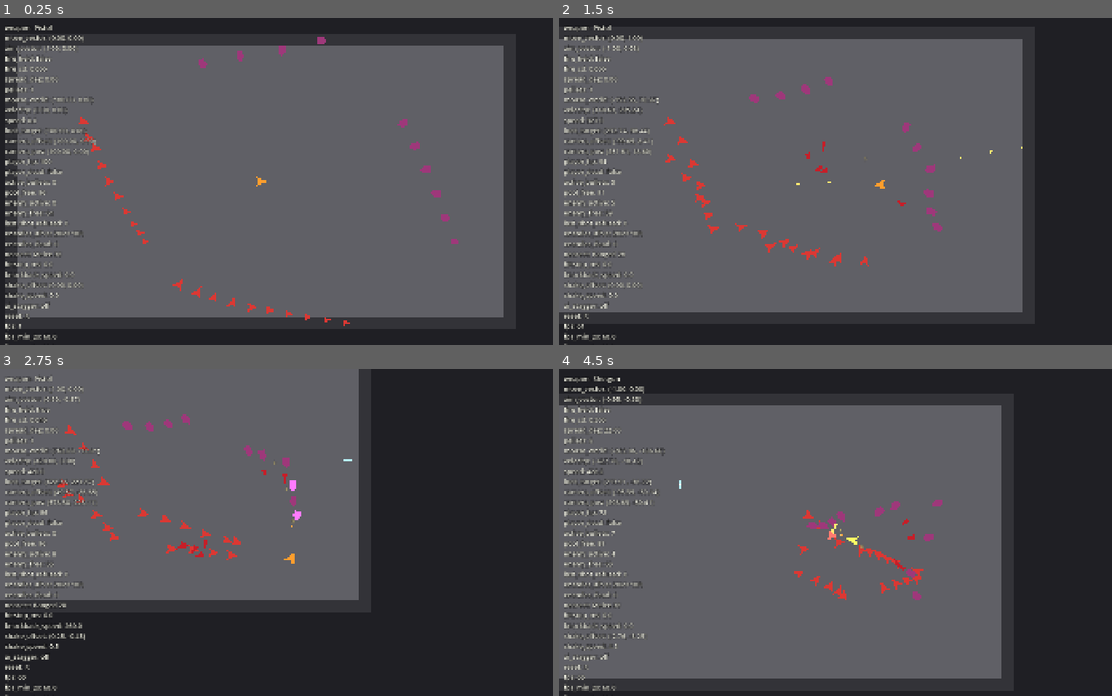
Above: before the commit, frames 1-4 (two rows, left to right).
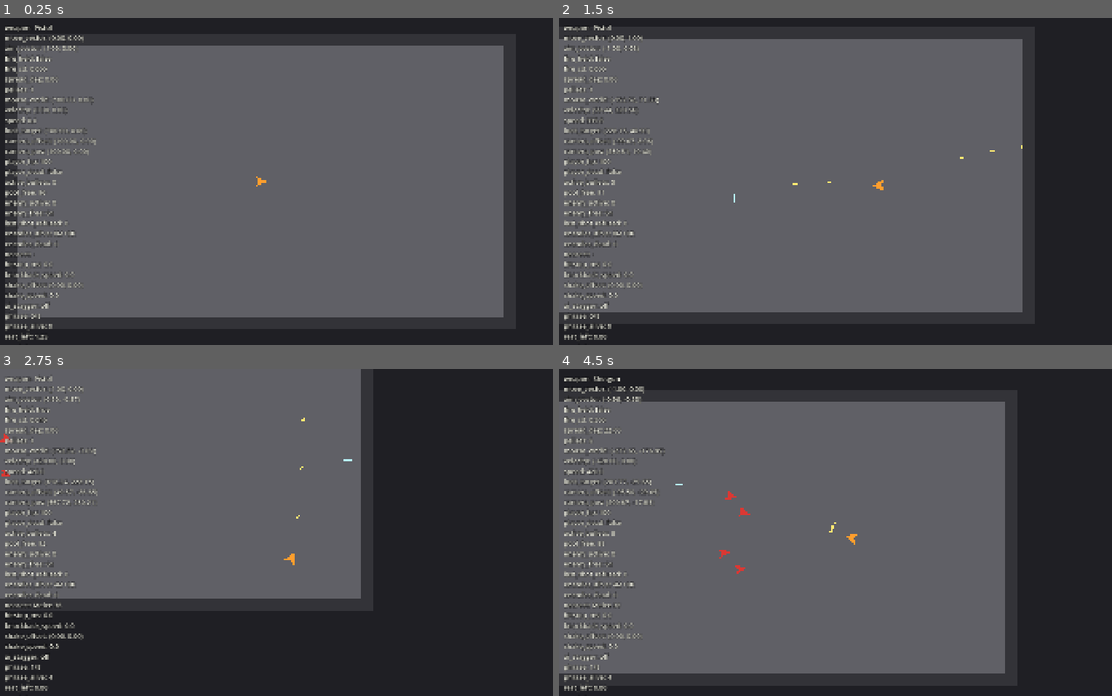
Above: after the commit, the same moments.

Repository: ZhiH2333/WPG
Game: Godot game, scene res://sandbox/combat_sandbox.tscn
Same seed, same stepped clock (60 frames per second), same inputs: the game is played once before the commit and once after it.
Inputs (mouse positions are in pixels of both pictures, inside the frame that each line leads up to):
- Up to frame 1 (0.25 s): no input
- Up to frame 2 (1.5 s): move the mouse to (979, 165) at 0.52 s; press the mouse at (979, 165) at 0.53 s; hold D (move_right) 0.53-1.28 s; move the mouse to (735, 197) at 1.27 s; release the mouse at (735, 197) at 1.28 s; hold S (move_down) from 1.28 s (still down); click (735, 197) at 1.35 s
- Up to frame 3 (2.75 s): move the mouse to (348, 460) at 2.02 s; release S (move_down) at 2.03 s; press the mouse at (348, 460) at 2.03 s; hold D (move_right) from 2.03 s (still down); tap 1 (weapon_pistol) at 2.1 s
- Up to frame 4 (4.5 s): move the mouse to (818, 597) at 2.77 s; release D (move_right) at 2.78 s; release the mouse at (818, 597) at 2.78 s; hold W (move_up) 2.78-3.53 s; tap 3 (weapon_rifle) at 2.85 s; click (818, 597) at 3.05 s; move the mouse to (1023, 581) at 3.52 s; press the mouse at (1023, 581) at 3.53 s; hold A (move_left) from 3.53 s (still down); tap 2 (weapon_shotgun) at 3.6 s; move the mouse to (675, 483) at 4.27 s; release the mouse at (675, 483) at 4.28 s; click (675, 483) at 4.35 s

The runs differ from the first frame. In frame 1, 1.0% of the frame differs, in the area x 0-83%, y 5-100%; in frame 2, 1.5%; in frame 3, 2.1%; in frame 4, 4.1%, in the area x 0-81%, y 8-100%.

Commit message:
:sparkles: phased entry

Diff:
--- /dev/null
+++ b/arena/encounter_phrases.gd
@@ -0,0 +1,196 @@
+extends Node
+class_name EncounterPhrases
+
+## 手写战场句读：hold / activate 已有节点。禁止预算、权重随机、WaveDirector。
+const REST_SEC: float = 1.5
+const PHRASE_TOTAL: int = 8
+const P1_NAMES: PackedStringArray = ["MeleeLeft1", "MeleeLeft2", "MeleeLeft3", "MeleeLeft4"]
+const P3_NAMES: PackedStringArray = ["RangedRight1", "RangedRight2", "RangedRight3"]
+const P5_NAMES: PackedStringArray = [
+	"MeleeBottom1", "MeleeBottom2", "MeleeBottom3", "MeleeBottom4", "MeleeBottom5", "MeleeBottom6",
+	"RangedTop1", "RangedTop2",
+]
+const P7_NAMES: PackedStringArray = [
+	"MeleeLeft5", "MeleeLeft6", "MeleeLeft7", "MeleeLeft8", "MeleeLeft9", "MeleeLeft10",
+	"MeleeBottom7", "MeleeBottom8", "MeleeBottom9", "MeleeBottom10",
+	"RangedRight4", "RangedRight5", "RangedRight6",
+	"RangedTop3", "RangedTop4",
+]
+
+enum State { RESTING, PLAYING, DONE }
+
+var _state: State = State.RESTING
+var _phrase_index: int = 0
+var _rest_left: float = 0.0
+var _p3_started: bool = false
+var _enemies_by_name: Dictionary = {}
+var _wait_names: PackedStringArray = PackedStringArray()
+
+func bind_enemies(enemies: Array[EnemyBase]) -> void:
+	_enemies_by_name.clear()
+	for enemy: EnemyBase in enemies:
+		_enemies_by_name[enemy.name] = enemy
+
+func restart() -> void:
+	_p3_started = false
+	_wait_names = PackedStringArray()
+	_begin_phrase(0)
+
+func tick(delta: float) -> void:
+	if _state == State.RESTING:
+		_tick_rest(delta)
+		return
+	if _state == State.PLAYING:
+		_tick_playing()
+
+func is_done() -> bool:
+	return _state == State.DONE
+
+func is_resting() -> bool:
+	return _state == State.RESTING
+
+func get_rest_left() -> float:
+	return _rest_left
+
+func get_phrase_alive() -> int:
+	return _count_alive(_wait_names)
+
+func get_phrase_label() -> String:
+	if _state == State.DONE:
+		return "phrases_done"
+	if _state == State.RESTING:
+		if _phrase_index == 0:
+			return "0/8"
+		return "rest"
+	return "%d/%d" % [_phrase_index, PHRASE_TOTAL]
+
+func _begin_phrase(index: int) -> void:
+	_phrase_index = index
+	if index == 0 or index == 2 or index == 4 or index == 6:
+		_begin_rest_or_skip(index)
+		return
+	if index == 1:
+		_start_playing(P1_NAMES, P1_NAMES)
+		return
+	if index == 3:
+		_start_p3()
+		return
+	if index == 5:
+		_start_playing(P5_NAMES, P5_NAMES)
+		return
+	if index == 7:
+		_start_playing(P7_NAMES, PackedStringArray())
+		return
+	_state = State.DONE
+	_rest_left = 0.0
+	_wait_names = PackedStringArray()
+
+func _begin_rest_or_skip(index: int) -> void:
+	if index == 2 and _p3_started:
+		_begin_phrase(3)
+		return
+	_state = State.RESTING
+	_rest_left = REST_SEC
+	_wait_names = PackedStringArray()
+
+func _start_playing(activate_names: PackedStringArray, wait_names: PackedStringArray) -> void:
+	_state = State.PLAYING
+	_rest_left = 0.0
+	_activate_named(activate_names)
+	_wait_names = wait_names
+
+func _start_p3() -> void:
+	_state = State.PLAYING
+	_rest_left = 0.0
+	if not _p3_started:
+		_activate_named(P3_NAMES)
+		_p3_started = true
+	_wait_names = _merged(P1_NAMES, P3_NAMES)
+
+func _tick_rest(delta: float) -> void:
+	_rest_left = maxf(0.0, _rest_left - delta)
+	if _rest_left > 0.0:
+		return
+	_begin_phrase(_phrase_index + 1)
+
+func _tick_playing() -> void:
+	_try_overlap_p3()
+	if _phrase_index == 7:
+		if _count_field_alive() > 0:
+			return
+		_begin_phrase(8)
+		return
+	if _count_alive(_wait_names) > 0:
+		return
+	_begin_phrase(_phrase_index + 1)
+
+func _try_overlap_p3() -> void:
+	if _phrase_index != 1 or _p3_started:
+		return
+	var alive_p1: int = _count_alive(P1_NAMES)
+	if alive_p1 <= 0 or alive_p1 > 2:
+		return
+	_activate_named(P3_NAMES)
+	_p3_started = true
+
+func _activate_named(names: PackedStringArray) -> void:
+	var side_index: Dictionary = {}
+	for enemy_name: String in names:
+		var enemy: EnemyBase = _resolve(enemy_name)
+		if enemy == null:
+			push_error("句读找不到节点: %s" % enemy_name)
+			continue
+		if not enemy.is_in_reserve():
+			continue
+		enemy.activate_from_reserve()
+		var side: String = _side_key_for(enemy.get_spawn_position())
+		var index_in_side: int = int(side_index.get(side, 0))
+		side_index[side] = index_in_side + 1
+		enemy.assign_spawn_stagger(_stagger_for_side(side, index_in_side))
+
+func _count_alive(names: PackedStringArray) -> int:
+	var n: int = 0
+	for enemy_name: String in names:
+		var enemy: EnemyBase = _resolve(enemy_name)
+		if enemy == null or enemy.is_in_reserve() or enemy.is_defeated():
+			continue
+		n += 1
+	return n
+
+func _count_field_alive() -> int:
+	var n: int = 0
+	for enemy_name: String in _enemies_by_name.keys():
+		var enemy: EnemyBase = _resolve(enemy_name)
+		if enemy == null or enemy.is_in_reserve() or enemy.is_defeated():
+			continue
+		n += 1
+	return n
+
+func _resolve(enemy_name: String) -> EnemyBase:
+	if not _enemies_by_name.has(enemy_name):
+		return null
+	return _enemies_by_name[enemy_name] as EnemyBase
+
+func _merged(left: PackedStringArray, right: PackedStringArray) -> PackedStringArray:
+	var out: PackedStringArray = left.duplicate()
+	out.append_array(right)
+	return out
+
+func _side_key_for(spawn: Vector2) -> String:
+	if spawn.x < -300.0:
+		return "left"
+	if spawn.y > 300.0:
+		return "bottom"
+	if spawn.x > 400.0:
+		return "right"
+	return "top"
+
+func _stagger_for_side(side: String, index_in_side: int) -> float:
+	var base_sec: float = 0.0
+	if side == "bottom":
+		base_sec = 0.04
+	elif side == "right":
+		base_sec = 0.06
+	elif side == "top":
+		base_sec = 0.08
+	return clampf(base_sec + float(index_in_side) * 0.06, 0.0, 0.8)
--- a/debug/debug_overlay.gd
+++ b/debug/debug_overlay.gd
@@ -12,6 +12,7 @@
 var _pool: ProjectilePool
 var _enemy_pool: ProjectilePool
 var _enemies: Array[EnemyBase] = []
+var _encounter: EncounterPhrases
 var _fps_slot_min: PackedFloat32Array = PackedFloat32Array()
 var _fps_slot_sum: PackedFloat32Array = PackedFloat32Array()
 var _fps_slot_count: PackedInt32Array = PackedInt32Array()
@@ -50,6 +51,9 @@
 func bind_enemies(enemies: Array[EnemyBase]) -> void:
 	_enemies = enemies
 
+func bind_encounter(encounter: EncounterPhrases) -> void:
+	_encounter = encounter
+
 func get_fps_min_2s() -> float:
 	return _fps_min_2s
 
@@ -70,7 +74,7 @@
 	var fps: int = Engine.get_frames_per_second()
 	var velocity: Vector2 = _read_velocity()
 	var weapon: Weapon = _read_weapon()
-	return "weapon: %s\nmove_vector: %s\naim_vector: %s\nfire_h …(379 unchanged characters)…  %s\nshake_speed: %.1f\nai_stagger: %s\nreset: R\nfps: %d\nfps_min_2s: %.1f\nfps_avg_2s: %.1f" % [
+	return "weapon: %s\nmove_vector: %s\naim_vector: %s\nfire_h …(379 unchanged characters)…  %s\nshake_speed: %.1f\nai_stagger: %s\nphrase: %s\nphrase_alive: %d\nrest_left: %.2f\nreset: R\nfps: %d\nfps_min_2s: %.1f\nfps_avg_2s: %.1f" % [
 		_read_weapon_name(weapon),
 		_format_vector(_player_input.move_vector),
 		_format_vector(_player_input.aim_vector),
@@ -99,6 +103,9 @@
 		_format_vector(_read_shake_offset()),
 		_read_shake_speed(),
 		AI_STAGGER_LABEL,
+		_read_phrase_label(),
+		_read_phrase_alive(),
+		_read_rest_left(),
 		fps,
 		_fps_min_2s,
 		_fps_avg_2s,
@@ -179,11 +186,26 @@
 		return 0
 	return _player.get_player_health().get_hp()
 
+func _read_phrase_label() -> String:
+	if _encounter == null:
+		return "-"
+	return _encounter.get_phrase_label()
+
+func _read_phrase_alive() -> int:
+	if _encounter == null:
+		return 0
+	return _encounter.get_phrase_alive()
+
+func _read_rest_left() -> float:
+	if _encounter == null:
+		return 0.0
+	return _encounter.get_rest_left()
+
 func _format_alive_summary() -> String:
 	var melee_alive: int = 0
 	var ranged_alive: int = 0
 	for enemy: EnemyBase in _enemies:
-		if enemy.is_defeated():
+		if enemy.is_in_reserve() or enemy.is_defeated():
 			continue
 		if enemy is MeleeEnemy:
 			melee_alive += 1
@@ -194,8 +216,9 @@
 func _count_dead_enemies() -> int:
 	var dead: int = 0
 	for enemy: EnemyBase in _enemies:
-		if enemy.is_defeated():
-			dead += 1
+		if enemy.is_in_reserve() or not enemy.is_defeated():
+			continue
+		dead += 1
 	return dead
 
 func _format_nearest() -> String:
@@ -207,6 +230,8 @@
 func _read_hitstop_ms() -> float:
 	var left_sec: float = 0.0
 	for enemy: EnemyBase in _enemies:
+		if enemy.is_in_reserve():
+			continue
 		left_sec = maxf(left_sec, enemy.get_hitstop_left_sec())
 	return left_sec * 1000.0
 
@@ -230,7 +255,7 @@
 	var nearest: EnemyBase = null
 	var best_dist: float = INF
 	for enemy: EnemyBase in _enemies:
-		if enemy.is_defeated():
+		if enemy.is_in_reserve() or enemy.is_defeated():
 			continue
 		var dist: float = INF
 		if _player != null:
@@ -238,9 +263,7 @@
 		if dist < best_dist:
 			best_dist = dist
 			nearest = enemy
-	if nearest != null:
-		return nearest
-	return _enemies[0]
+	return nearest
 
 func _tick_fps_window(delta: float) -> void:
 	if delta <= 0.0:
--- a/enemies/enemy_base.gd
+++ b/enemies/enemy_base.gd
@@ -21,6 +21,7 @@
 
 var _hp: int = 36
 var _defeated: bool = false
+var _in_reserve: bool = false
 var _flash_left_sec: float = 0.0
 var _player: Player
 var _knockback_velocity: Vector2 = Vector2.ZERO
@@ -65,11 +66,14 @@
 func is_defeated() -> bool:
 	return _defeated
 
+func is_in_reserve() -> bool:
+	return _in_reserve
+
 func is_in_hitstop() -> bool:
 	return _hitstop_left_sec > 0.0
 
 func is_entering() -> bool:
-	return _spawn_stagger_left_sec > 0.0
+	return not _in_reserve and _spawn_stagger_left_sec > 0.0
 
 func get_hitstop_left_sec() -> float:
 	return _hitstop_left_sec
@@ -80,7 +84,38 @@
 func get_kind_name() -> String:
 	return "Enemy"
 
+func hold_in_reserve() -> void:
+	_in_reserve = true
+	_defeated = false
+	_flash_left_sec = 0.0
+	_knockback_velocity = Vector2.ZERO
+	_hitstop_left_sec = 0.0
+	_was_in_hitstop = false
+	_spawn_stagger_left_sec = 0.0
+	_spawn_stagger_duration_sec = 0.0
+	spawn_stagger_sec = 0.0
+	velocity = Vector2.ZERO
+	global_position = _spawn_position
+	collision_layer = GameCollisionLayers.MASK_NONE
+	collision_mask = GameCollisionLayers.MASK_NONE
+	visible = false
+	_visual.color = _alive_color
+	_visual.modulate = Color.WHITE
+	_visual.scale = Vector2.ONE
+	if _hit_reaction != null:
+		_hit_reaction.reset()
+	set_physics_process(false)
+	set_process(false)
+	_on_hold_in_reserve()
+
+func activate_from_reserve() -> void:
+	_in_reserve = false
+	visible = true
+	set_process(true)
+	reset_for_sandbox(_spawn_position)
+
 func reset_for_sandbox(spawn_position: Vector2) -> void:
+	_in_reserve = false
 	_spawn_position = spawn_position
 	_hp = max_hp
 	_defeated = false
@@ -88,15 +123,18 @@
 	_knockback_velocity = Vector2.ZERO
 	_hitstop_left_sec = 0.0
 	_was_in_hitstop = false
+	spawn_stagger_sec = 0.0
 	velocity = Vector2.ZERO
 	global_position = spawn_position
 	collision_layer = GameCollisionLayers.MASK_ENEMY
 	collision_mask = GameCollisionLayers.MASK_WALL
+	visible = true
 	_visual.color = _alive_color
 	_visual.modulate = Color.WHITE
 	_hit_reaction.reset()
 	_begin_enter()
 	set_physics_process(true)
+	set_process(true)
 	_on_reset_for_sandbox()
 
 func assign_spawn_stagger(stagger_sec: float) -> void:
@@ -106,7 +144,7 @@
 	_begin_enter()
 
 func apply_damage(amount: int, hit_position: Vector2, hit_direction: Vector2 = Vector2.ZERO) -> void:
-	if _defeated or amount <= 0:
+	if _in_reserve or _defeated or amount <= 0:
 		return
 	if is_entering():
 		_finish_entering()
@@ -123,6 +161,8 @@
 		_defeat()
 
 func _physics_process(delta: float) -> void:
+	if _in_reserve:
+		return
 	if _defeated:
 		_tick_death_slide(delta)
 		return
@@ -140,6 +180,8 @@
 	_face_player()
 
 func _process(delta: float) -> void:
+	if _in_reserve:
+		return
 	_tick_flash(delta)
 	_update_enter_scale()
 
@@ -147,6 +189,9 @@
 	pass
 
 func _on_reset_for_sandbox() -> void:
+	pass
+
+func _on_hold_in_reserve() -> void:
 	pass
 
 func _steer_toward(delta: float, desired_velocity: Vector2) -> void:
--- a/enemies/melee_enemy.gd
+++ b/enemies/melee_enemy.gd
@@ -24,7 +24,7 @@
 	_contact_area.body_entered.connect(_on_contact_body_entered)
 
 func _tick_ai(delta: float) -> void:
-	if is_in_hitstop() or _defeated or is_entering():
+	if is_in_reserve() or is_in_hitstop() or _defeated or is_entering():
 		return
 	if not _player_alive():
 		_steer_toward(delta, Vector2.ZERO)
@@ -36,13 +36,13 @@
 	_try_hit_player(body)
 
 func _try_contact_damage() -> void:
-	if not _contact_area.monitoring or is_entering() or _defeated:
+	if is_in_reserve() or not _contact_area.monitoring or is_entering() or _defeated:
 		return
 	for body: Node2D in _contact_area.get_overlapping_bodies():
 		_try_hit_player(body)
 
 func _try_hit_player(body: Node) -> void:
-	if not _player_alive() or is_in_hitstop() or _defeated or is_entering():
+	if is_in_reserve() or not _player_alive() or is_in_hitstop() or _defeated or is_entering():
 		return
 	var player: Player = body as Player
 	if player == null:
@@ -57,6 +57,10 @@
 func _on_defeated() -> void:
 	_contact_area.set_deferred("monitoring", false)
 
+func _on_hold_in_reserve() -> void:
+	_contact_area.monitoring = false
+	_contact_area.set_deferred("monitoring", false)
+
 func _on_reset_for_sandbox() -> void:
 	_contact_area.monitoring = true
 	_contact_area.set_deferred("monitoring", true)
--- a/enemies/ranged_enemy.gd
+++ b/enemies/ranged_enemy.gd
@@ -30,13 +30,13 @@
 
 func _process(delta: float) -> void:
 	super._process(delta)
-	if _defeated or is_in_hitstop() or is_entering():
+	if is_in_reserve() or _defeated or is_in_hitstop() or is_entering():
 		return
 	_face_player()
 	_tick_fire()
 
 func _tick_ai(delta: float) -> void:
-	if is_in_hitstop() or _defeated or is_entering():
+	if is_in_reserve() or is_in_hitstop() or _defeated or is_entering():
 		return
 	if not _player_alive():
 		_steer_toward(delta, Vector2.ZERO)
@@ -55,7 +55,7 @@
 	return to_player.normalized().orthogonal() * _strafe_sign * move_speed * 0.45
 
 func _tick_fire() -> void:
-	if _defeated or is_in_hitstop() or is_entering() or not _player_alive() or _pool == null:
+	if is_in_reserve() or _defeated or is_in_hitstop() or is_entering() or not _player_alive() or _pool == null:
 		return
 	if not _is_in_fire_band():
 		return
@@ -96,6 +96,9 @@
 func _get_fire_interval_msec() -> int:
 	return maxi(1, int(round(fire_interval * 1000.0)))
 
+func _on_hold_in_reserve() -> void:
+	_next_fire_at_msec = 0
+
 func _on_reset_for_sandbox() -> void:
 	_next_fire_at_msec = 0
 	_refresh_strafe_sign()
--- a/sandbox/combat_sandbox.gd
+++ b/sandbox/combat_sandbox.gd
@@ -8,7 +8,6 @@
 ## 只有鼠标在窗口内且窗口有焦点时才藏系统光标，避免出窗后桌面丢指针。
 var _mouse_inside_window: bool = true
 var _enemies: Array[EnemyBase] = []
-var _enemy_spawns: Array[Vector2] = []
 
 @onready var _walls: Node2D = $Walls
 @onready var _player: Player = $Player
@@ -19,6 +18,7 @@
 @onready var _enemy_projectiles: ProjectilePool = $EnemyProjectiles
 @onready var _enemies_root: Node2D = $Enemies
 @onready var _sfx_pool: SfxPool = $SfxPool
+@onready var _encounter: EncounterPhrases = $EncounterPhrases
 
 func _ready() -> void:
 	_apply_wall_layers()
@@ -28,6 +28,9 @@
 
 func _exit_tree() -> void:
 	Input.mouse_mode = Input.MOUSE_MODE_VISIBLE
+
+func _process(delta: float) -> void:
+	_encounter.tick(delta)
 
 func _unhandled_input(event: InputEvent) -> void:
 	if not event.is_action_pressed("sandbox_reset"):
@@ -50,10 +53,12 @@
 	_debug_overlay.bind_projectile_pool(_projectiles)
 	_debug_overlay.bind_enemy_projectile_pool(_enemy_projectiles)
 	_enemies = _collect_enemies()
-	_cache_enemy_spawns()
 	_bind_enemies(_enemies)
-	_apply_entry_stagger()
+	_encounter.bind_enemies(_enemies)
+	_hold_all_in_reserve()
+	_encounter.restart()
 	_debug_overlay.bind_enemies(_enemies)
+	_debug_overlay.bind_encounter(_encounter)
 
 func _collect_enemies() -> Array[EnemyBase]:
 	var enemies: Array[EnemyBase] = []
@@ -62,11 +67,6 @@
 		if enemy != null:
 			enemies.append(enemy)
 	return enemies
-
-func _cache_enemy_spawns() -> void:
-	_enemy_spawns.clear()
-	for enemy: EnemyBase in _enemies:
-		_enemy_spawns.append(enemy.global_position)
 
 func _bind_enemies(enemies: Array[EnemyBase]) -> void:
 	for enemy: EnemyBase in enemies:
@@ -77,41 +77,16 @@
 		if ranged != null:
 			ranged.bind_projectile_pool(_enemy_projectiles)
 
-func _apply_entry_stagger() -> void:
-	var side_index: Dictionary = {}
-	for i: int in _enemies.size():
-		var enemy: EnemyBase = _enemies[i]
-		var side: String = _side_key_for(_enemy_spawns[i])
-		var index_in_side: int = int(side_index.get(side, 0))
-		side_index[side] = index_in_side + 1
-		enemy.assign_spawn_stagger(_stagger_for_side(side, index_in_side))
+func _hold_all_in_reserve() -> void:
+	for enemy: EnemyBase in _enemies:
+		enemy.hold_in_reserve()
 
 func _reset_sandbox() -> void:
 	_projectiles.park_all()
 	_enemy_projectiles.park_all()
 	_player.reset_for_sandbox()
-	for i: int in _enemies.size():
-		_enemies[i].reset_for_sandbox(_enemy_spawns[i])
-	_apply_entry_stagger()
-
-func _side_key_for(spawn: Vector2) -> String:
-	if spawn.x < -300.0:
-		return "left"
-	if spawn.y > 300.0:
-		return "bottom"
-	if spawn.x > 400.0:
-		return "right"
-	return "top"
-
-func _stagger_for_side(side: String, index_in_side: int) -> float:
-	var base_sec: float = 0.0
-	if side == "bottom":
-		base_sec = 0.04
-	elif side == "right":
-		base_sec = 0.06
-	elif side == "top":
-		base_sec = 0.08
-	return clampf(base_sec + float(index_in_side) * 0.06, 0.0, 0.8)
+	_hold_all_in_reserve()
+	_encounter.restart()
 
 func _bind_window_cursor() -> void:
 	var window: Window = get_window()
--- a/sandbox/combat_sandbox.tscn
+++ b/sandbox/combat_sandbox.tscn
@@ -9,6 +9,7 @@
 [ext_resource type="PackedScene" path="res://enemies/melee_enemy.tscn" id="7_melee"]
 [ext_resource type="PackedScene" path="res://enemies/ranged_enemy.tscn" id="8_ranged"]
 [ext_resource type="Script" path="res://combat/sfx_pool.gd" id="9_sfx"]
+[ext_resource type="Script" path="res://arena/encounter_phrases.gd" id="10_encounter"]
 
 [sub_resource type="RectangleShape2D" id="RectangleShape2D_hwall"]
 size = Vector2(1680, 40)
@@ -174,6 +175,9 @@
 [node name="SfxPool" type="Node2D" parent="."]
 script = ExtResource("9_sfx")
 
+[node name="EncounterPhrases" type="Node" parent="."]
+script = ExtResource("10_encounter")
+
 [node name="Player" parent="." instance=ExtResource("2_player")]
 
 [node name="PlayerCamera" parent="." instance=ExtResource("4_camera")]
Not shown, added: arena/encounter_phrases.gd.uid
Not shown: 1 places in sandbox/combat_sandbox.tscn that only renumber resources
Not shown, changed: README.md
Not shown, changed: arena/.gitkeep
